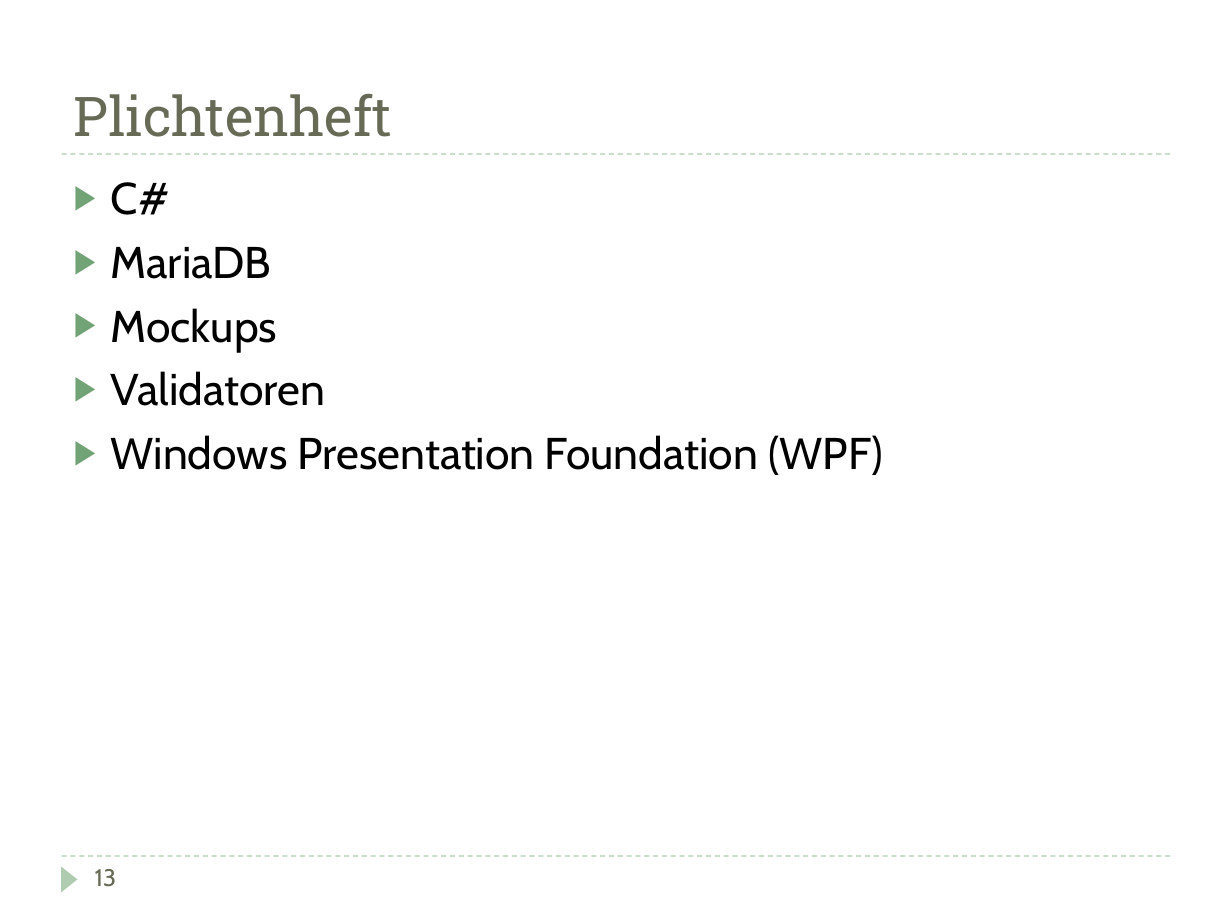
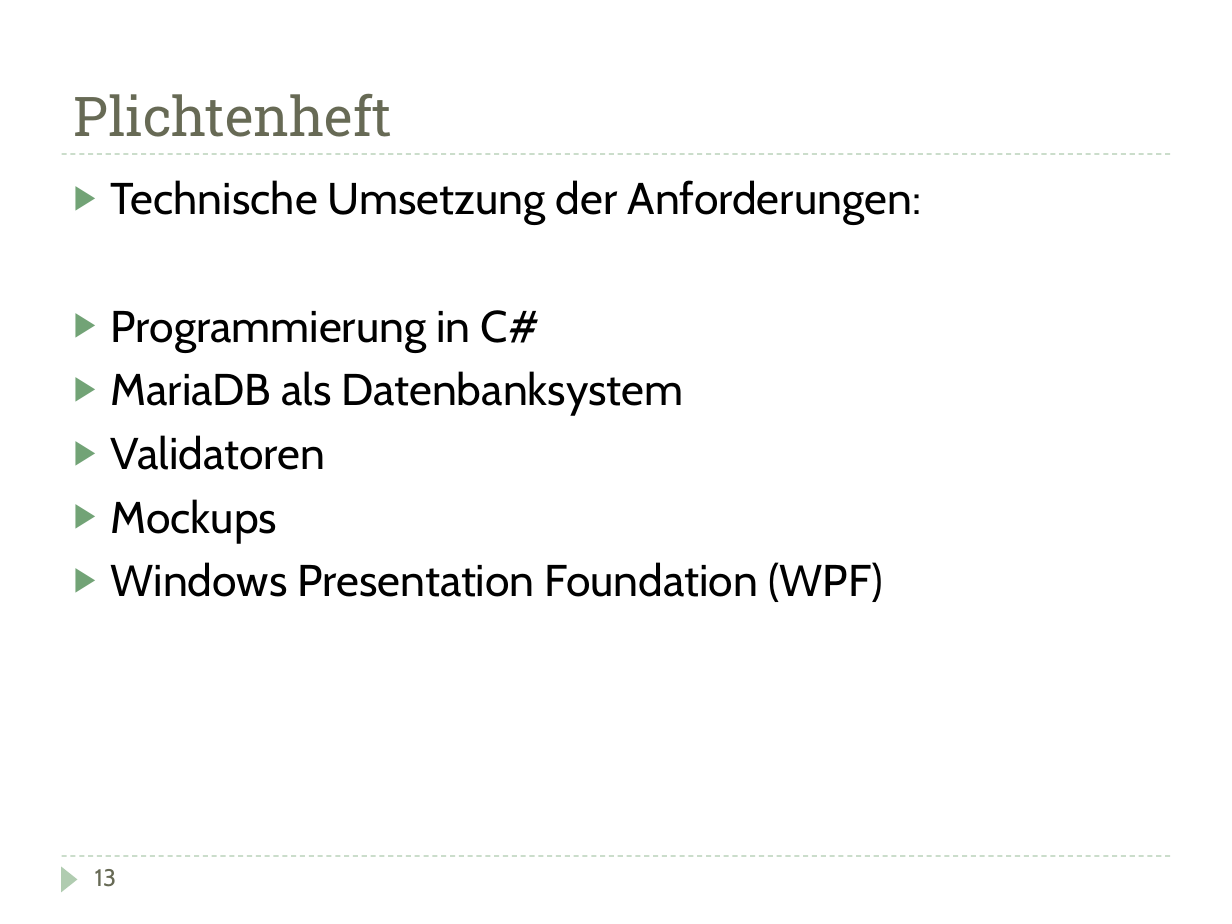
Before and after one commit to DarksideCode/Inventory-Management-System, a slide deck: slide 14 of Doku/Präsentation.pptx. Drawn at 1232x924 pixels with LibreOffice and Linux fonts; fonts in the diff are those of the drawing. Boxes give left, top, right and bottom in pixels: in the first picture for what was removed or moved away, otherwise in the second. Text is boxed around its words. In the diff, an @@ line names an element or a change of style, - is before the commit and + after.

```diff
--- a/Doku/Präsentation.pptx
+++ b/Doku/Präsentation.pptx
@@ text at <box>111,180,921,470</box>: text changed @@
-▶ C#
-▶ MariaDB
+▶ Technische Umsetzung der Anforderungen:
+▶ Programmierung in C#
+▶ MariaDB als Datenbanksystem
+▶ Validatoren
@@ text at <box>111,371,325,406</box>: paragraph removed @@
-▶ Validatoren
```
Also in this commit, not shown: 4 other slides changed, 2 other files.
